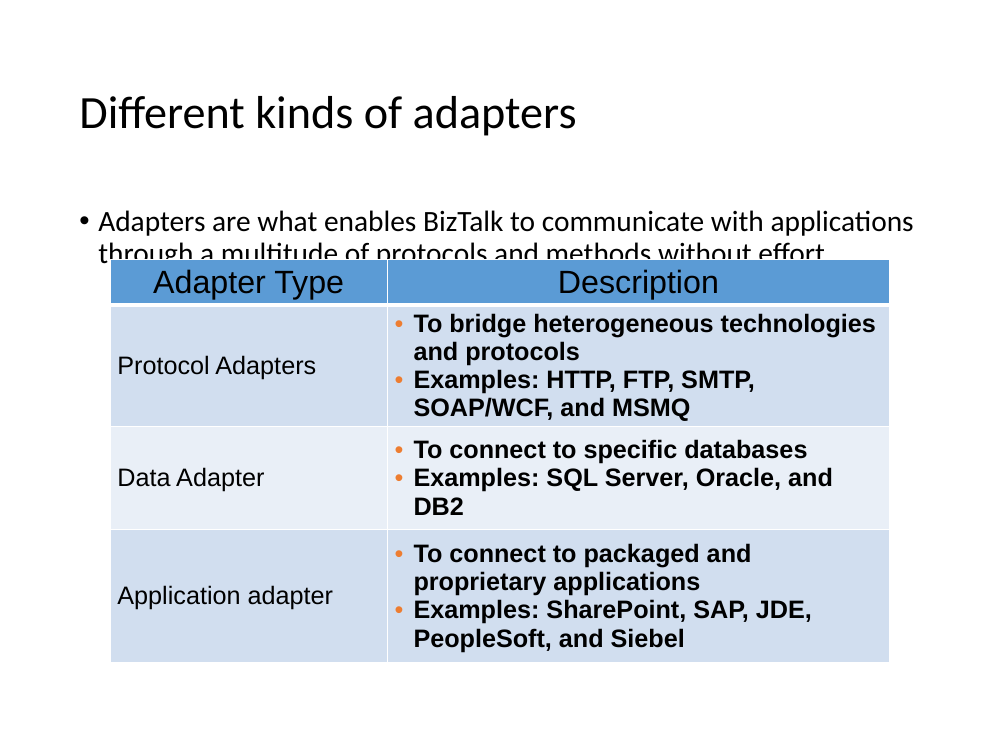
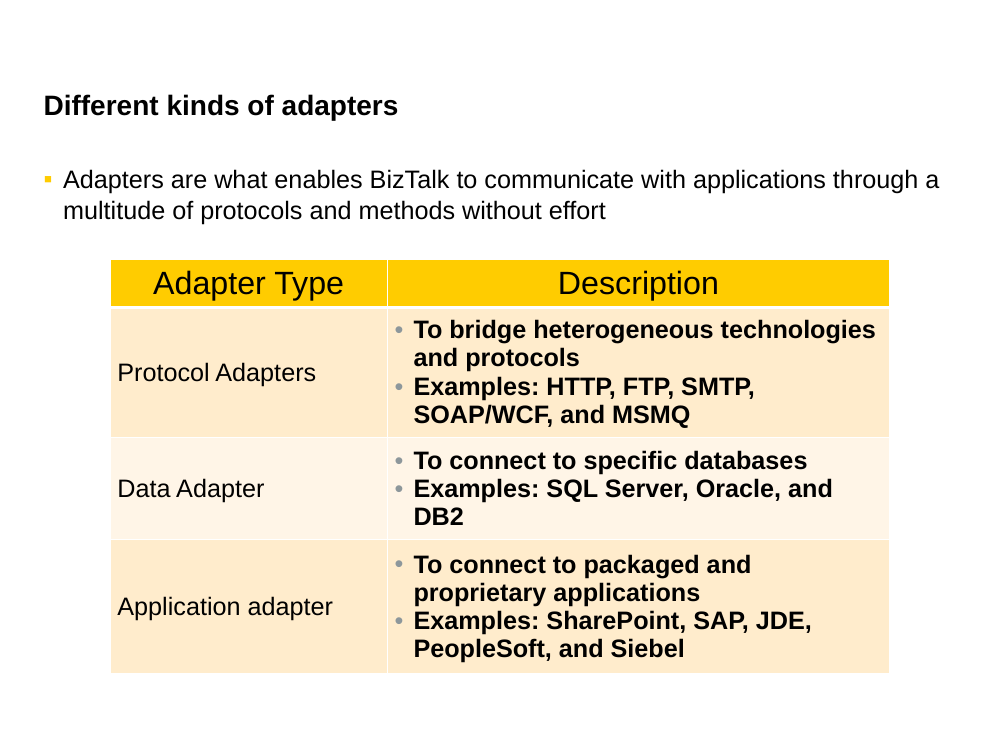
Before and after one commit to wmmihaa/BizTalk-Server---Developing-Integration-Solutions, a slide deck: slide 10 of Slides/Module 7 - Adapters.pptx. Drawn at 1008x756 pixels with LibreOffice and Linux fonts; fonts in the diff are those of the drawing. Boxes give left, top, right and bottom in pixels: in the first picture for what was removed or moved away, otherwise in the second. Text is boxed around its words. In the diff, an @@ line names an element or a change of style, - is before the commit and + after.

```diff
--- a/Slides/Module 7 - Adapters.pptx
+++ b/Slides/Module 7 - Adapters.pptx
@@ title "Different kinds of adapters": place and size @@
-title "Different kinds of adapters" at [79,96,577,136]
+title "Different kinds of adapters" at [44,94,399,120]
@@ title "Different kinds of adapters" at [44,94,399,120]: size 33 to 20 pt, font Calibri to Arial, bold on; line spacing 0.9 to 1 @@
@@ text "Adapters are what enables BizTalk ...": place and size @@
-text "Adapters are what enables BizTalk ..." at [98,210,914,270]
+text "Adapters are what enables BizTalk ..." at [63,169,939,224]
@@ text "Adapters are what enables BizTalk ..." at [63,169,939,224]: size 21 to 18 pt, font Calibri to Arial; bullet • to ▪; line spacing 0.9 to 1 @@
@@ table at [110,260,889,673] @@
@@ fill #5B9BD5 to #FFCC00 in row 1 @@
@@ fill #D2DEEF to #FFECCC in 4 cells @@
@@ fill #EAEFF7 to #FFF6E7 in row 3 @@
@@ bullet colour #ED7D31 to #8D979B @@
```
Also in this commit, not shown: 24 other slides changed, 2 slides added, 1 slide removed, 11 other files.
